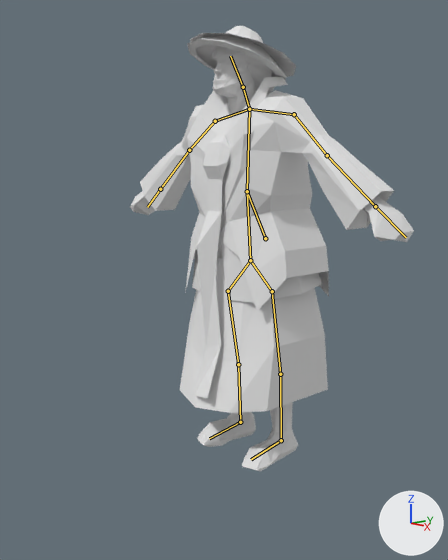
Two versions of the Blender file blend/contrib/erd/velhaca/velhaca.blend, one commit apart.
One viewpoint serves both versions: a 50 mm camera at (9.3, -8.62, 6.11) aimed at (-0.35, -0.37, 3.73). Lighting does not change. The marker at lower right points along +X, +Y and +Z. The bones that bend it are drawn over the model as lines.

The first picture shows 'velhaca'.
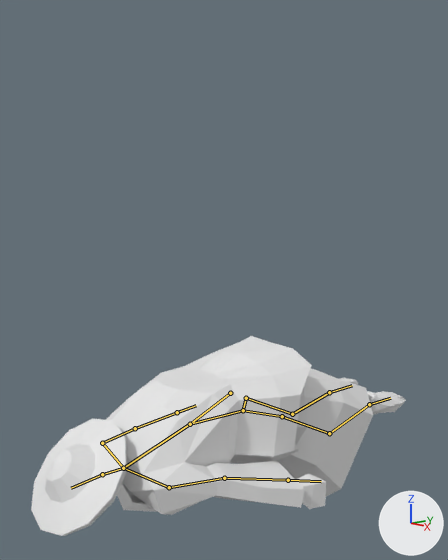
The newer file adds an action. The first version stands in its rest pose; the second is drawn at frame 7 of the action 'die'.

What differs and where, as boxes (x1, y1, x2, y2) in the pictures (448 x 560 px):
'velhaca', posed (32% wider, 55% shorter): before (130, 26, 414, 471); after (31, 336, 406, 536)
bone 'Bone', root to tip: before (265, 238) to (247, 191); after (230, 393) to (190, 424)
bone 'Bone.001', root to tip: before (247, 191) to (249, 109); after (190, 424) to (123, 468)
bone 'Bone.012', root to tip: before (294, 114) to (327, 155); after (169, 487) to (224, 478)
bone 'Bone.013', root to tip: before (327, 155) to (375, 206); after (224, 478) to (288, 480)
bone 'Bone.016', root to tip: before (215, 121) to (189, 150); after (102, 443) to (135, 428)
bone 'Bone.019', root to tip: before (249, 109) to (243, 87); after (123, 468) to (102, 474)
bone 'Bone.005', root to tip: before (272, 291) to (280, 374); after (282, 416) to (329, 433)
bone 'Bone.006', root to tip: before (280, 374) to (281, 440); after (329, 433) to (369, 404)
bone 'Bone.009', root to tip: before (281, 440) to (251, 459); after (369, 404) to (390, 398)
bone 'Bone.007', root to tip: before (228, 291) to (238, 364); after (246, 398) to (292, 414)
bone 'Bone.008', root to tip: before (238, 364) to (240, 422); after (292, 414) to (329, 392)
bone 'Bone.010', root to tip: before (240, 422) to (209, 438); after (329, 392) to (352, 385)

The change, as a list of edits to the scene's bpy script:
```text
Change bone_bone:
    where bone_bone = bpy.data.objects['Armature'].pose.bones['Bone']
    bone_bone.location: (0.0, 0.0, 0.0) -> (0.0, -2.34, 2.35)
    bone_bone.rotation_quaternion: (1.0, 0.0, 0.0, 0.0) -> (0.759, 0.651, 0.0, 0.0)  # degrees (0, 0, 0) -> degrees (81, 0, 0)
Change bone_bone_001:
    where bone_bone_001 = bpy.data.objects['Armature'].pose.bones['Bone.001']  # child of 'Bone'
    bone_bone_001.rotation_quaternion: (1.0, 0.0, 0.0, 0.0) -> (0.974, -0.225, 0.0, 0.0)  # degrees (0, 0, 0) -> degrees (-26, 0, 0)
Change bone_bone_012:
    where bone_bone_012 = bpy.data.objects['Armature'].pose.bones['Bone.012']  # child of 'Bone.011'
    bone_bone_012.rotation_quaternion: (1.0, 0.0, 0.0, 0.0) -> (0.932, -0.109, -0.099, -0.332)  # degrees (0, 0, 0) -> degrees (-8, -15, -38)
Change bone_bone_013:
    where bone_bone_013 = bpy.data.objects['Armature'].pose.bones['Bone.013']  # child of 'Bone.012'
    bone_bone_013.rotation_quaternion: (1.0, 0.0, 0.0, 0.0) -> (0.997, 0.046, -0.021, -0.059)  # degrees (0, 0, 0) -> degrees (5, -2, -7)
Change bone_bone_016:
    where bone_bone_016 = bpy.data.objects['Armature'].pose.bones['Bone.016']  # child of 'Bone.015'
    bone_bone_016.rotation_quaternion: (1.0, 0.0, 0.0, 0.0) -> (0.931, -0.171, 0.124, 0.298)  # degrees (0, 0, 0) -> degrees (-15, 19, 33)
Change bone_bone_019:
    where bone_bone_019 = bpy.data.objects['Armature'].pose.bones['Bone.019']  # child of 'Bone.001'
    bone_bone_019.rotation_quaternion: (1.0, 0.0, 0.0, 0.0) -> (0.927, 0.376, 0.0, 0.0)  # degrees (0, 0, 0) -> degrees (44, 0, 0)
Change bone_bone_005:
    where bone_bone_005 = bpy.data.objects['Armature'].pose.bones['Bone.005']  # child of 'Bone.003'
    bone_bone_005.rotation_quaternion: (1.0, 0.0, 0.0, 0.0) -> (0.968, 0.25, 0.003, 0.004)  # degrees (0, 0, 0) -> degrees (29, 0, 1)
Change bone_bone_006:
    where bone_bone_006 = bpy.data.objects['Armature'].pose.bones['Bone.006']  # child of 'Bone.005'
    bone_bone_006.rotation_quaternion: (1.0, 0.0, 0.0, 0.0) -> (0.901, -0.434, 0.015, 0.015)  # degrees (0, 0, 0) -> degrees (-51, 2, 1)
Change bone_bone_009:
    where bone_bone_009 = bpy.data.objects['Armature'].pose.bones['Bone.009']  # child of 'Bone.006'
    bone_bone_009.rotation_quaternion: (1.0, 0.0, 0.0, 0.0) -> (0.854, -0.52, 0.0, 0.0)  # degrees (0, 0, 0) -> degrees (-63, 0, 0)
Change bone_bone_007:
    where bone_bone_007 = bpy.data.objects['Armature'].pose.bones['Bone.007']  # child of 'Bone.004'
    bone_bone_007.rotation_quaternion: (1.0, 0.0, 0.0, 0.0) -> (0.968, 0.249, -0.004, -0.004)  # degrees (0, 0, 0) -> degrees (29, 0, -1)
Change bone_bone_008:
    where bone_bone_008 = bpy.data.objects['Armature'].pose.bones['Bone.008']  # child of 'Bone.007'
    bone_bone_008.rotation_quaternion: (1.0, 0.0, 0.0, 0.0) -> (0.91, -0.414, 0.023, 0.023)  # degrees (0, 0, 0) -> degrees (-49, 4, 1)
Change bone_bone_010:
    where bone_bone_010 = bpy.data.objects['Armature'].pose.bones['Bone.010']  # child of 'Bone.008'
    bone_bone_010.rotation_quaternion: (1.0, 0.0, 0.0, 0.0) -> (0.826, -0.564, 0.0, 0.0)  # degrees (0, 0, 0) -> degrees (-69, 0, 0)
```
